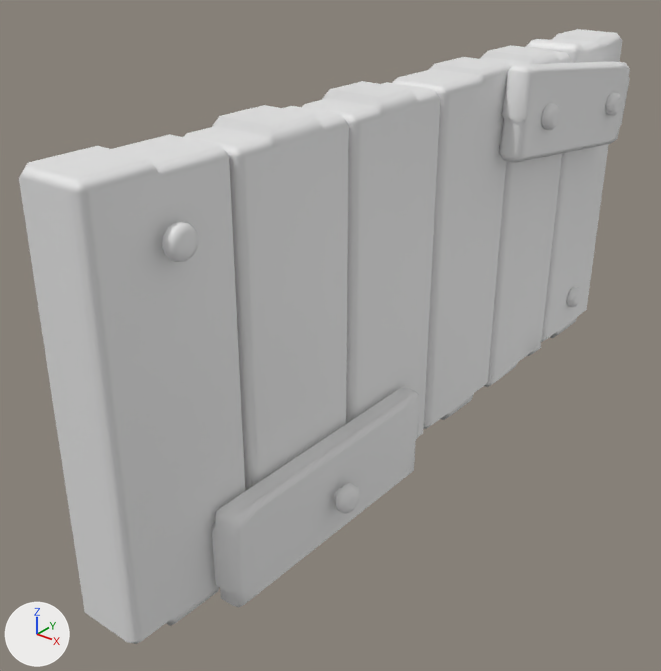
The FBX model Project/Assets/FBX/BuildingAssets/Wall_Small_01.fbx: old version first, new version second.
Rendered twice from a 50 mm camera at (1.64, -1.17, 1.97) aimed at (-0.27, 1.22, 0.49). The lights are fixed; the arrows at lower left show +X, +Y and +Z. Where no turn or scale is listed for an object, it has been applied to the vertices.

The first picture shows 'Wall_Small_01_Mesh'.
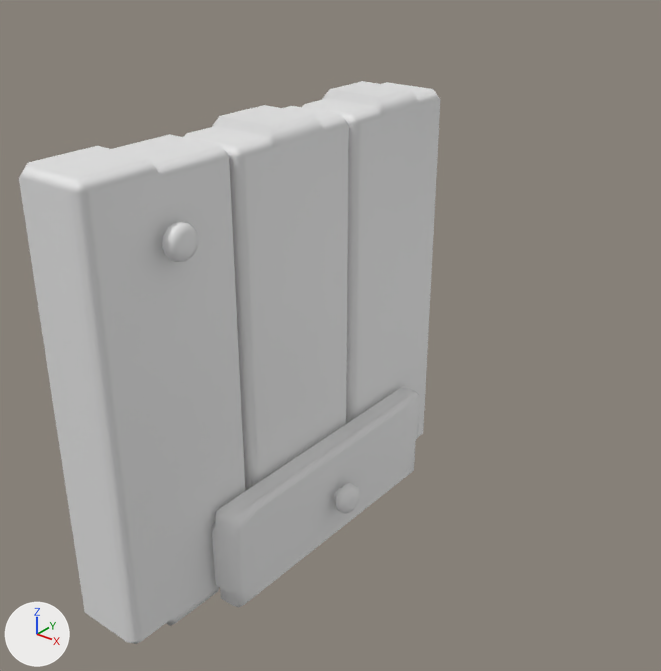
Commit message: updated small wall

Location of each change, [x1, y1, x2, y2] in pixels of the pictures (661 x 671 px):
'Wall_Small_01_Mesh', reshaped (31% narrower, 8% shorter): before [19, 29, 630, 644]; after [19, 81, 440, 644]
part 1 of me_cube_006, deleted: before [392, 29, 630, 429]

What the commit changed:
me_cube_006 is used by ob_wall_small_01_mesh; location (0.0, 0.0, 0.0).
me_cube_006 had 1748 vertices, 1826 faces and spanned x -0.32..0.17, y 0.0..3.0, z 0.0..1.4.
me_cube_006 now has 996 vertices, 1034 faces and spans x -0.32..0.17, y 0.0..1.5, z 0.0..1.4.
me_cube_006 part 1: 8 loose pieces with 752 vertices, spanning x -0.29..0.14, y 1.5..3.0, z 0.0..1.4, are deleted.
